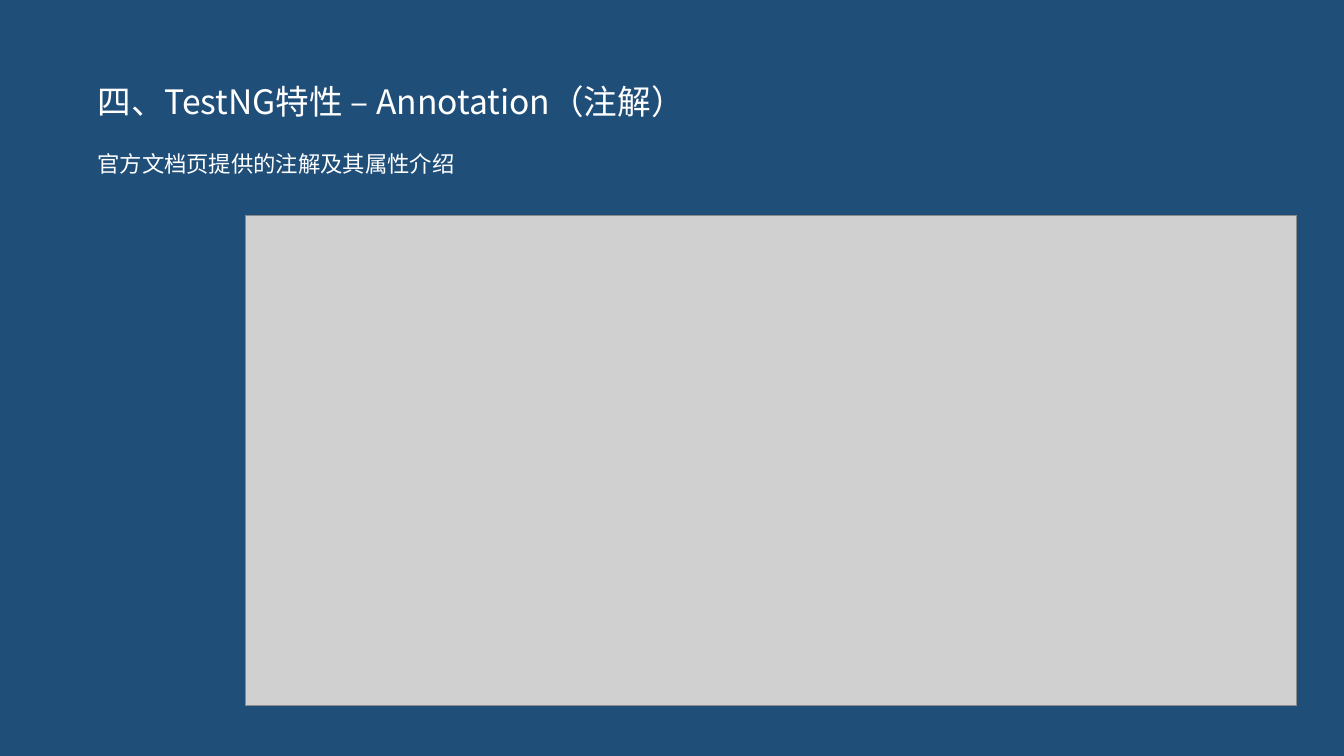
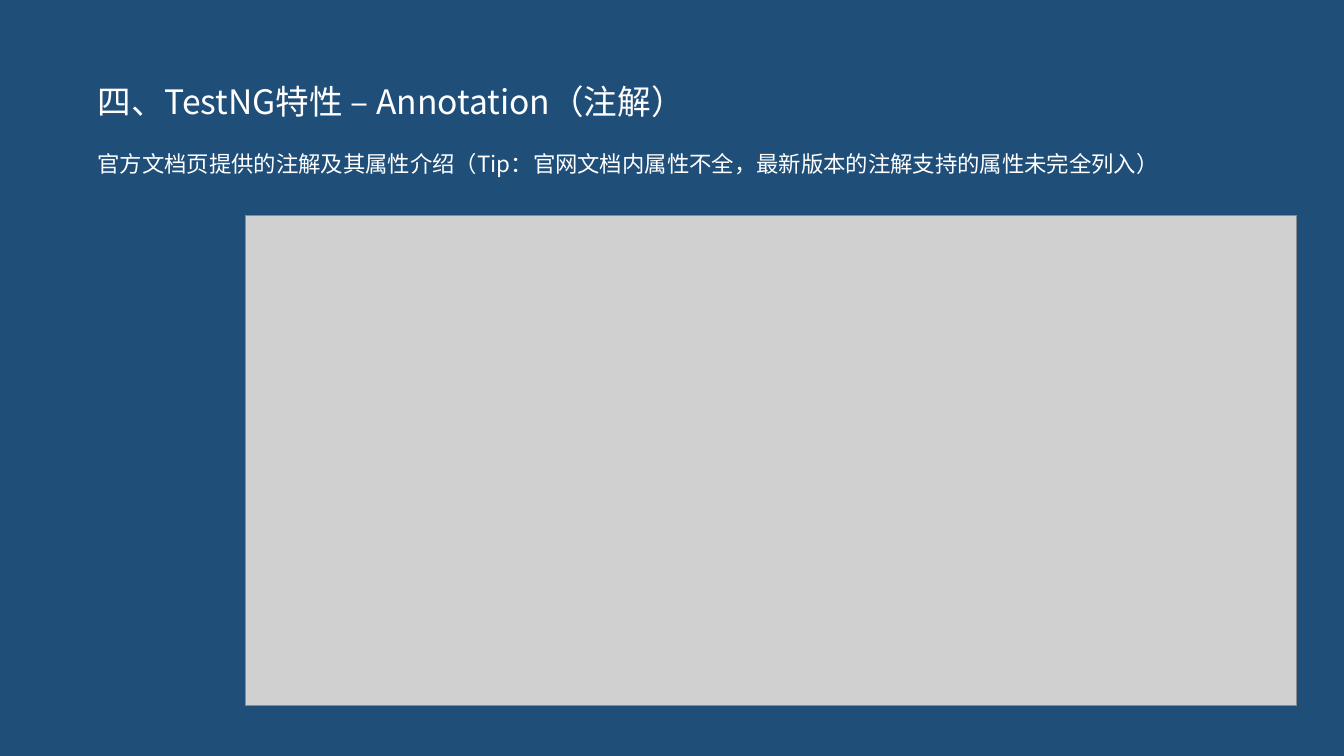
Before and after one commit to pertrichor/hello-testng, a slide deck: slide 23 of demo-server/doc/testNG介绍.pptx (slide 7 before the commit). Drawn at 1344x756 pixels with LibreOffice and Linux fonts; fonts in the diff are those of the drawing; grey boxes stand for pictures. Boxes give left, top, right and bottom in pixels: in the first picture for what was removed or moved away, otherwise in the second. Text is boxed around its words. In the diff, an @@ line names an element or a change of style, - is before the commit and + after.

```diff
--- a/demo-server/doc/testNG介绍.pptx
+++ b/demo-server/doc/testNG介绍.pptx
@@ text at [97,153,1158,177]: text changed @@
-官方文档页提供的注解及其属性介绍
+官方文档页提供的注解及其属性介绍（Tip：官网文档内属性不全，最新版本的注解支持的属性未完全列入）
```
Also in this commit, not shown: 8 other slides changed, 40 slides added, 28 other files.
